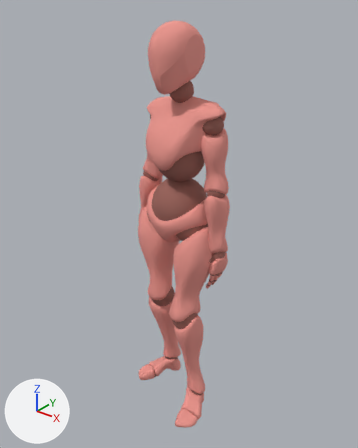
The FBX model Assets/Animations/Player/Idle.fbx: old version first, new version second.
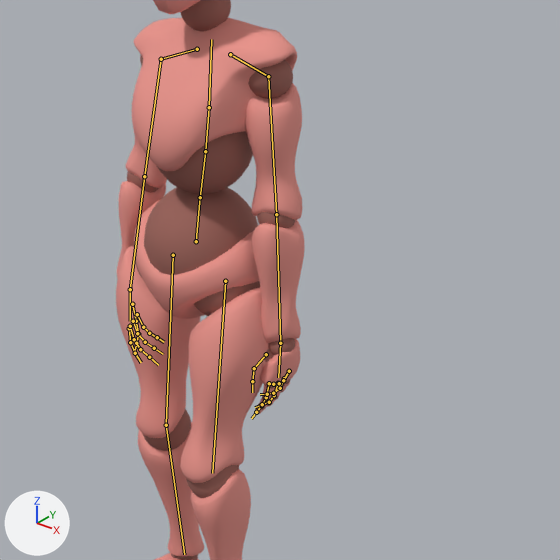
There are two pictures of each version: one whole from a 50 mm camera at (1.28, -1.601, 1.925) aimed at (0.018, -0.023, 0.946), one close up on the part from 23% to 99% of the width and 20% to 80% of the height. The axes (+X, +Y, +Z) are drawn at lower left. The lights are the same throughout. The first two pictures are the older version. Both versions are drawn at frame 18 of the action 'mixamo.com'; the numbers are the values there. The bones that change, and the others that lie on the model, are drawn over the model as lines in the close-ups.

Names of what the first close-up shows: 'Beta_Joints', 'Beta_Surface'.
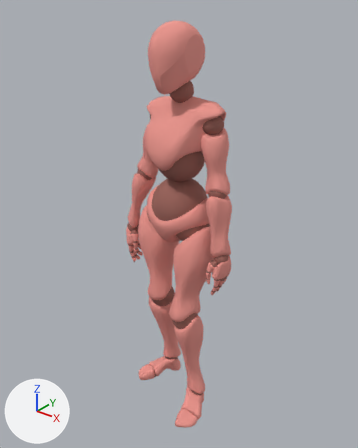
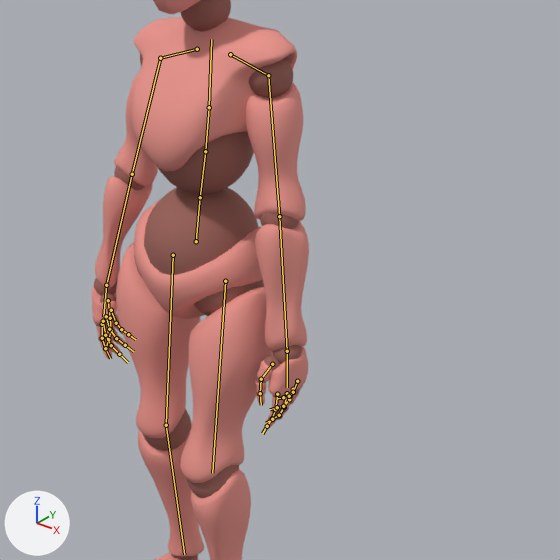
Pixel boxes (x1, y1, x2, y2) of what changed, in the close-ups (560 x 560 px):
'Beta_Surface', posed
    before: (116, 0, 305, 560)
    after: (92, 0, 309, 560)
'Beta_Joints', posed
    before: (127, 0, 295, 560)
    after: (94, 0, 303, 560)
bone 'mixamorig:RightShoulder', root to tip
    before: (197, 49) to (161, 59)
    after: (197, 49) to (160, 58)
bone 'mixamorig:RightArm', root to tip
    before: (161, 59) to (144, 176)
    after: (160, 58) to (132, 174)
bone 'mixamorig:LeftShoulder', root to tip
    before: (230, 54) to (268, 76)
    after: (230, 54) to (268, 75)
bone 'mixamorig:LeftArm', root to tip
    before: (268, 76) to (276, 214)
    after: (268, 75) to (279, 216)

The change, as a diff of the scene's bpy script:
```diff
--- a/Assets/Animations/Player/Idle.fbx.py
+++ b/Assets/Animations/Player/Idle.fbx.py
@@ bone_mixamorig_rightshoulder @@
 bone_mixamorig_rightshoulder = bpy.data.objects['Armature'].pose.bones['mixamorig:RightShoulder']  # child of 'mixamorig:Spine2'
-bone_mixamorig_rightshoulder.rotation_quaternion = (0.983, 0.118, -0.059, -0.128)  # degrees (14, -5, -16)
+bone_mixamorig_rightshoulder.rotation_quaternion = (0.984, 0.108, -0.056, -0.129)  # degrees (13, -5, -15)
@@ bone_mixamorig_rightarm @@
 bone_mixamorig_rightarm = bpy.data.objects['Armature'].pose.bones['mixamorig:RightArm']  # child of 'mixamorig:RightShoulder'
-bone_mixamorig_rightarm.rotation_quaternion = (0.828, 0.496, -0.215, -0.153)  # degrees (65, -12, -28)
+bone_mixamorig_rightarm.rotation_quaternion = (0.847, 0.462, -0.205, -0.165)  # degrees (60, -11, -29)
@@ bone_mixamorig_leftshoulder @@
 bone_mixamorig_leftshoulder = bpy.data.objects['Armature'].pose.bones['mixamorig:LeftShoulder']  # child of 'mixamorig:Spine2'
-bone_mixamorig_leftshoulder.rotation_quaternion = (0.983, 0.097, 0.054, 0.149)  # degrees (12, 4, 18)
+bone_mixamorig_leftshoulder.rotation_quaternion = (0.984, 0.087, 0.05, 0.149)  # degrees (11, 4, 18)
@@ bone_mixamorig_leftarm @@
 bone_mixamorig_leftarm = bpy.data.objects['Armature'].pose.bones['mixamorig:LeftArm']  # child of 'mixamorig:LeftShoulder'
-bone_mixamorig_leftarm.rotation_quaternion = (0.803, 0.569, 0.13, 0.123)  # degrees (71, 4, 20)
+bone_mixamorig_leftarm.rotation_quaternion = (0.825, 0.536, 0.122, 0.131)  # degrees (67, 4, 20)
```
